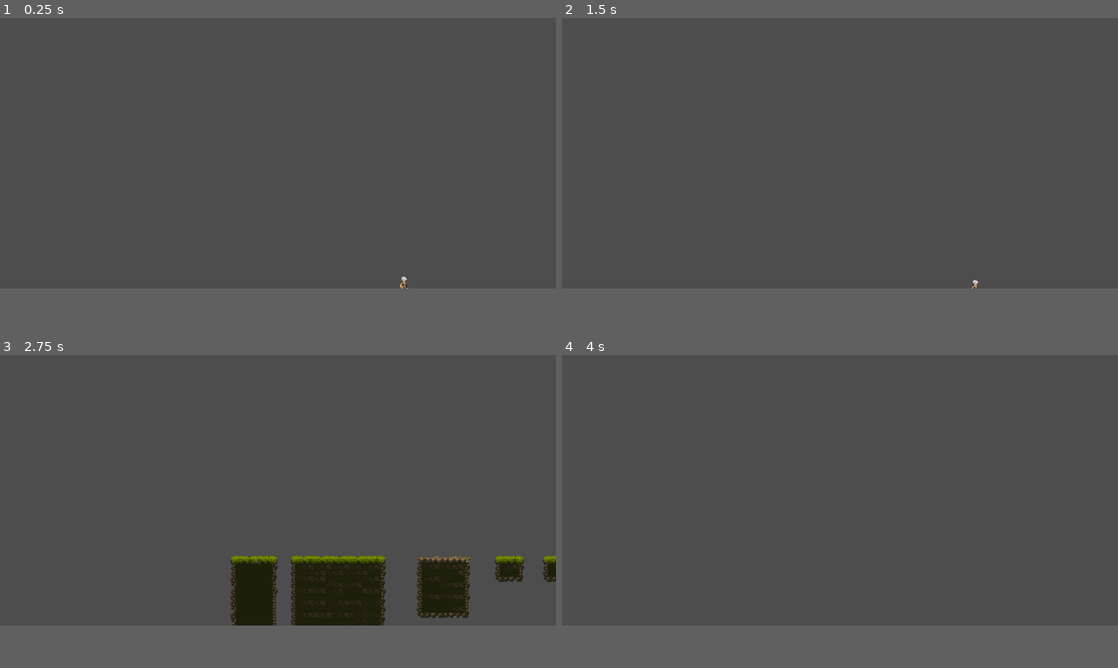
Above: before the commit, frames 1-4 (two rows, left to right).
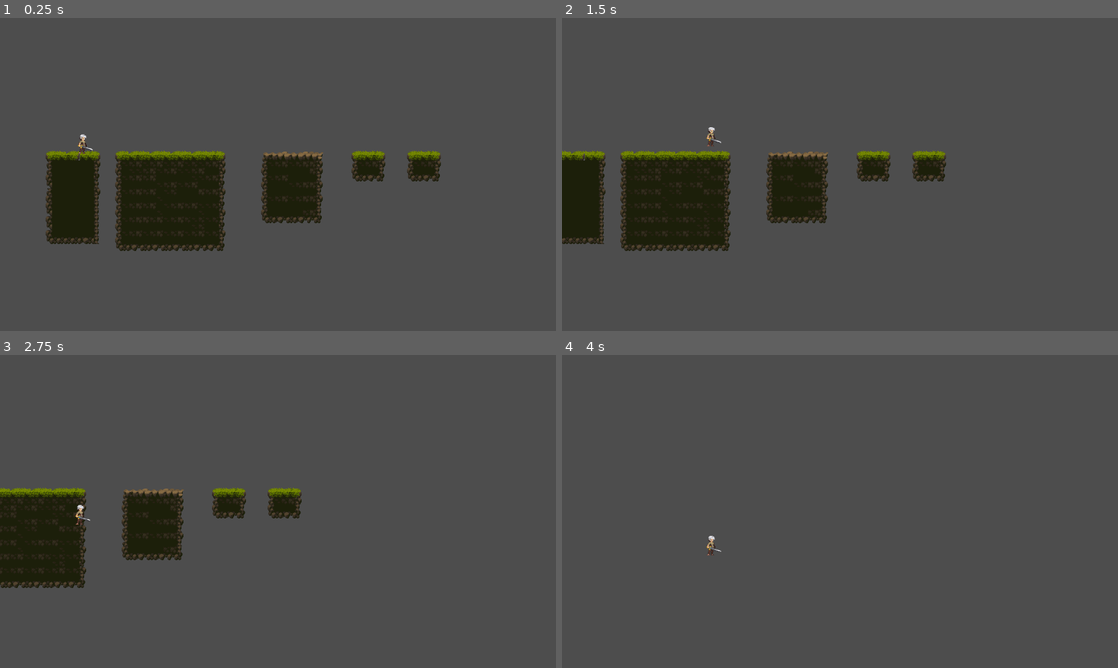
Above: after the commit, the same moments.

Repository: Jhay1212/Side-Scrolling
Game: Godot game, scene res://Scenes/test_level.tscn
The game is run twice, just before and just after one commit, with the same random seed, the same clock (stepped at 60 frames per second) and the same inputs.
Inputs:
- Up to frame 1 (0.25 s): no input
- Up to frame 2 (1.5 s): tap Enter at 0.5 s; hold D (right) from 0.53 s (still down); tap Space (jump) at 0.77 s
- Up to frame 3 (2.75 s): tap Space (jump) at 1.52 s; release D (right) at 2.03 s; hold A (left) from 2.03 s (still down)
- Up to frame 4 (4 s): release A (left) at 2.78 s; hold D (right) from 2.78 s (still down); tap Space (jump) at 3.02, 3.77 s
The window is 800x389 before the commit and 800x450 after it. Grey fills any space a smaller window leaves; there, only what the larger window draws over its background counts as a difference.

The runs differ from the first frame. In frame 1, 12% of the frame differs, in the area x 8-80%, y 37-87%; in frame 2, 12%; in frame 3, 16%, in the area x 0-100%, y 42-87%; in frame 4, less than 0.1%.

Commit message:
Fixed camera bug on player
Fix the camera bug on player by making camera2d be a child of remote transform 2d.

Diff:
--- a/Scenes/test_level.tscn
+++ b/Scenes/test_level.tscn
@@ -382,18 +382,23 @@
 0:6/0 = 0
 0:6/0/physics_layer_0/linear_velocity = Vector2(0, 0)
 0:6/0/physics_layer_0/angular_velocity = 0.0
+0:6/0/physics_layer_0/polygon_0/points = PackedVector2Array(-8, -8, 8, -8, 8, 8, -8, 8)
 1:6/0 = 0
 1:6/0/physics_layer_0/linear_velocity = Vector2(0, 0)
 1:6/0/physics_layer_0/angular_velocity = 0.0
+1:6/0/physics_layer_0/polygon_0/points = PackedVector2Array(-8, -8, 8, -8, 8, 8, -8, 8)
 2:6/0 = 0
 2:6/0/physics_layer_0/linear_velocity = Vector2(0, 0)
 2:6/0/physics_layer_0/angular_velocity = 0.0
+2:6/0/physics_layer_0/polygon_0/points = PackedVector2Array(-8, -8, 8, -8, 8, 8, -8, 8)
 3:6/0 = 0
 3:6/0/physics_layer_0/linear_velocity = Vector2(0, 0)
 3:6/0/physics_layer_0/angular_velocity = 0.0
+3:6/0/physics_layer_0/polygon_0/points = PackedVector2Array(-8, -8, 8, -8, 8, 8, -8, 8)
 4:6/0 = 0
 4:6/0/physics_layer_0/linear_velocity = Vector2(0, 0)
 4:6/0/physics_layer_0/angular_velocity = 0.0
+4:6/0/physics_layer_0/polygon_0/points = PackedVector2Array(-8, -8, 8, -8, 8, 8, -8, 8)
 5:6/0 = 0
 5:6/0/physics_layer_0/linear_velocity = Vector2(0, 0)
 5:6/0/physics_layer_0/angular_velocity = 0.0
@@ -430,6 +435,7 @@
 0:7/0 = 0
 0:7/0/physics_layer_0/linear_velocity = Vector2(0, 0)
 0:7/0/physics_layer_0/angular_velocity = 0.0
+0:7/0/physics_layer_0/polygon_0/points = PackedVector2Array(-8, -8, 8, -8, 8, 8, -8, 8)
 1:7/0 = 0
 1:7/0/physics_layer_0/linear_velocity = Vector2(0, 0)
 1:7/0/physics_layer_0/angular_velocity = 0.0
@@ -442,6 +448,7 @@
 4:7/0 = 0
 4:7/0/physics_layer_0/linear_velocity = Vector2(0, 0)
 4:7/0/physics_layer_0/angular_velocity = 0.0
+4:7/0/physics_layer_0/polygon_0/points = PackedVector2Array(-8, -8, 8, -8, 8, 8, -8, 8)
 5:7/0 = 0
 5:7/0/physics_layer_0/linear_velocity = Vector2(0, 0)
 5:7/0/physics_layer_0/angular_velocity = 0.0
@@ -487,6 +494,7 @@
 0:8/0 = 0
 0:8/0/physics_layer_0/linear_velocity = Vector2(0, 0)
 0:8/0/physics_layer_0/angular_velocity = 0.0
+0:8/0/physics_layer_0/polygon_0/points = PackedVector2Array(-8, -8, 8, -8, 8, 8, -8, 8)
 1:8/0 = 0
 1:8/0/physics_layer_0/linear_velocity = Vector2(0, 0)
 1:8/0/physics_layer_0/angular_velocity = 0.0
@@ -499,6 +507,7 @@
 4:8/0 = 0
 4:8/0/physics_layer_0/linear_velocity = Vector2(0, 0)
 4:8/0/physics_layer_0/angular_velocity = 0.0
+4:8/0/physics_layer_0/polygon_0/points = PackedVector2Array(-8, -8, 8, -8, 8, 8, -8, 8)
 5:8/0 = 0
 5:8/0/physics_layer_0/linear_velocity = Vector2(0, 0)
 5:8/0/physics_layer_0/angular_velocity = 0.0
@@ -553,18 +562,23 @@
 0:9/0 = 0
 0:9/0/physics_layer_0/linear_velocity = Vector2(0, 0)
 0:9/0/physics_layer_0/angular_velocity = 0.0
+0:9/0/physics_layer_0/polygon_0/points = PackedVector2Array(-8, -8, 8, -8, 8, 8, -8, 8)
 1:9/0 = 0
 1:9/0/physics_layer_0/linear_velocity = Vector2(0, 0)
 1:9/0/physics_layer_0/angular_velocity = 0.0
+1:9/0/physics_layer_0/polygon_0/points = PackedVector2Array(-8, -8, 8, -8, 8, 8, -8, 8)
 2:9/0 = 0
 2:9/0/physics_layer_0/linear_velocity = Vector2(0, 0)
 2:9/0/physics_layer_0/angular_velocity = 0.0
+2:9/0/physics_layer_0/polygon_0/points = PackedVector2Array(-8, -8, 8, -8, 8, 8, -8, 8)
 3:9/0 = 0
 3:9/0/physics_layer_0/linear_velocity = Vector2(0, 0)
 3:9/0/physics_layer_0/angular_velocity = 0.0
+3:9/0/physics_layer_0/polygon_0/points = PackedVector2Array(-8, -8, 8, -8, 8, 8, -8, 8)
 4:9/0 = 0
 4:9/0/physics_layer_0/linear_velocity = Vector2(0, 0)
 4:9/0/physics_layer_0/angular_velocity = 0.0
+4:9/0/physics_layer_0/polygon_0/points = PackedVector2Array(-8, -8, 8, -8, 8, 8, -8, 8)
 5:9/0 = 0
 5:9/0/physics_layer_0/linear_velocity = Vector2(0, 0)
 5:9/0/physics_layer_0/angular_velocity = 0.0
@@ -1416,12 +1430,16 @@
 layer_0/tile_data = PackedInt32Array(1769481, 0, 1, 1835017, 0, 2, 1900553, 0, 2, 1966089, 0, 3, 1769482, 65536, 1, 183 …(9509 unchanged characters)…
 
 [node name="Player" parent="." instance=ExtResource("2_gmo5s")]
-position = Vector2(7, 57)
+position = Vector2(-104, 64)
 
 [node name="RemoteTransform2D" type="RemoteTransform2D" parent="Player"]
-remote_path = NodePath("../Camera2D")
+position = Vector2(784, 416)
+remote_path = NodePath("Camera2D")
+use_global_coordinates = false
 
-[node name="Camera2D" type="Camera2D" parent="Player"]
-position = Vector2(2, 4)
+[node name="Camera2D" type="Camera2D" parent="Player/RemoteTransform2D"]
+process_callback = 0
 position_smoothing_enabled = true
 position_smoothing_speed = 10.0
+drag_horizontal_enabled = true
+drag_vertical_enabled = true
--- a/project.godot
+++ b/project.godot
@@ -17,7 +17,7 @@
 
 [display]
 
-window/size/viewport_width=1480
+window/size/viewport_width=1280
 window/size/viewport_height=720
 
 [input]
